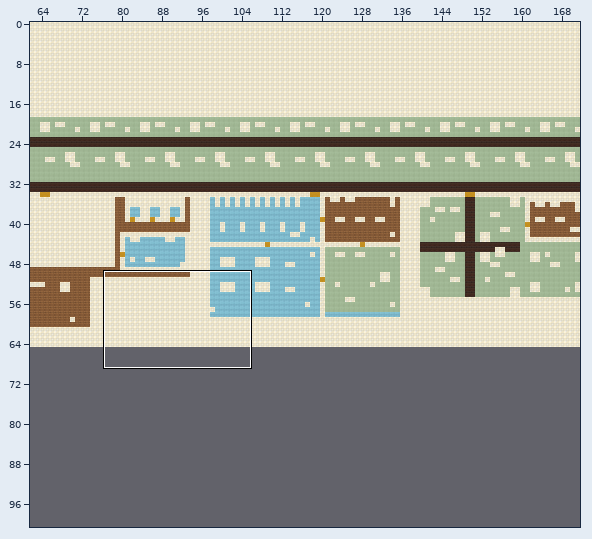
Tiled map (JSON): templates/companies/starter/office.tmj. Above: a wide view before the commit, with the close-up outlined.
Close-up. Before the edit:
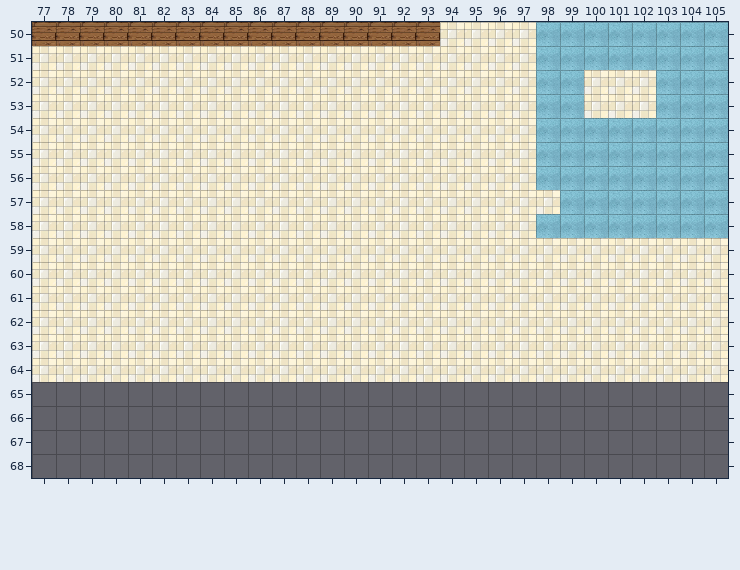
Cells are 32x32 px. Shown: x 77..105, y 50..68. The commit also changed other parts of the map, which this record leaves out. The old version is drawn lined up with the new one.
And afterwards:
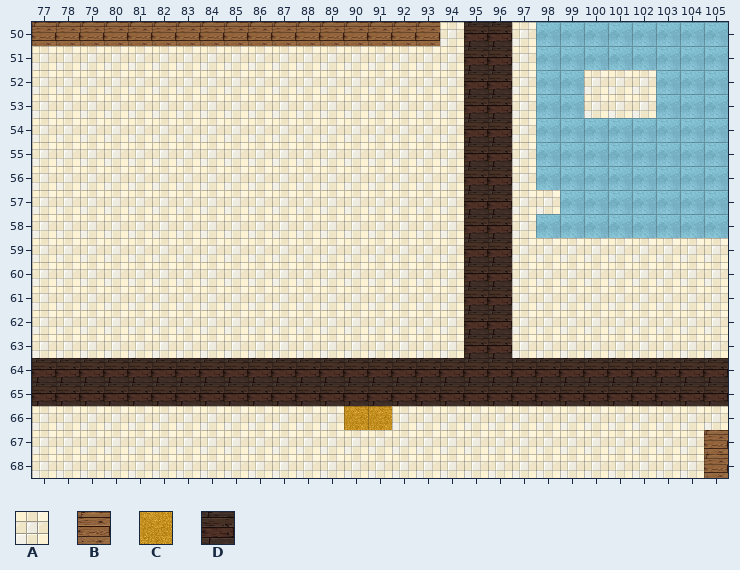
Key: from "office": A 0, B 3, C 5, D 6.
_ is an empty cell, # one hidden under a higher layer.
The exact change:
{"change": "map size 176x65 -> 208x101 cells"}
{"where": "layer \"floor\""}
{"y":50,"x":95,"old":"##","new":"DD"}
{"y":51,"x":95,"old":"##","new":"DD"}
{"y":52,"x":95,"old":"##","new":"DD"}
{"y":53,"x":95,"old":"##","new":"DD"}
{"y":54,"x":95,"old":"##","new":"DD"}
{"y":55,"x":95,"old":"##","new":"DD"}
{"y":56,"x":95,"old":"##","new":"DD"}
{"y":57,"x":95,"old":"##","new":"DD"}
{"y":58,"x":95,"old":"##","new":"DD"}
{"y":59,"x":95,"old":"##","new":"DD"}
{"y":60,"x":95,"old":"##","new":"DD"}
{"y":61,"x":95,"old":"##","new":"DD"}
{"y":62,"x":95,"old":"##","new":"DD"}
{"y":63,"x":95,"old":"##","new":"DD"}
{"y":64,"x":77,"old":"#############################","new":"DDDDDDDDDDDDDDDDDDDDDDDDDDDDD"}
{"y":65,"x":77,"old":"_____________________________","new":"DDDDDDDDDDDDDDDDDDDDDDDDDDDDD"}
{"y":66,"x":90,"old":"__","new":"CC"}
{"y":67,"x":77,"old":"_","new":"A"}
{"y":67,"x":79,"old":"________________________","new":"AAAAAAAAAAAAAAAAAAAAAAAA"}
{"y":67,"x":104,"old":"__","new":"AB"}
{"y":68,"x":77,"old":"__","new":"AA"}
{"y":68,"x":80,"old":"______________________","new":"AAAAAAAAAAAAAAAAAAAAAA"}
{"y":68,"x":103,"old":"___","new":"AAB"}
{"where": "layer \"collision\""}
{"y":50,"x":95,"old":"AA","new":"__"}
{"y":51,"x":95,"old":"AA","new":"__"}
{"y":52,"x":95,"old":"AA","new":"__"}
{"y":53,"x":95,"old":"AA","new":"__"}
{"y":54,"x":95,"old":"AA","new":"__"}
{"y":55,"x":95,"old":"AA","new":"__"}
{"y":56,"x":95,"old":"AA","new":"__"}
{"y":57,"x":95,"old":"AA","new":"__"}
{"y":58,"x":95,"old":"AA","new":"__"}
{"y":59,"x":95,"old":"AA","new":"__"}
{"y":60,"x":95,"old":"AA","new":"__"}
{"y":61,"x":95,"old":"AA","new":"__"}
{"y":62,"x":95,"old":"AA","new":"__"}
{"y":63,"x":95,"old":"AA","new":"__"}
{"y":64,"x":77,"old":"AAAAAAAAAAAAAAAAAAAAAAAAAAAAA","new":"_____________________________"}
{"y":66,"x":77,"old":"_____________","new":"AAAAAAAAAAAAA"}
{"y":66,"x":92,"old":"______________","new":"AAAAAAAAAAAAAA"}
{"y":67,"x":78,"old":"_","new":"A"}
{"y":67,"x":103,"old":"_","new":"A"}
{"y":68,"x":79,"old":"_","new":"A"}
{"y":68,"x":102,"old":"_","new":"A"}
{"label":"changed","picture_box":[32,22,728,478]}
